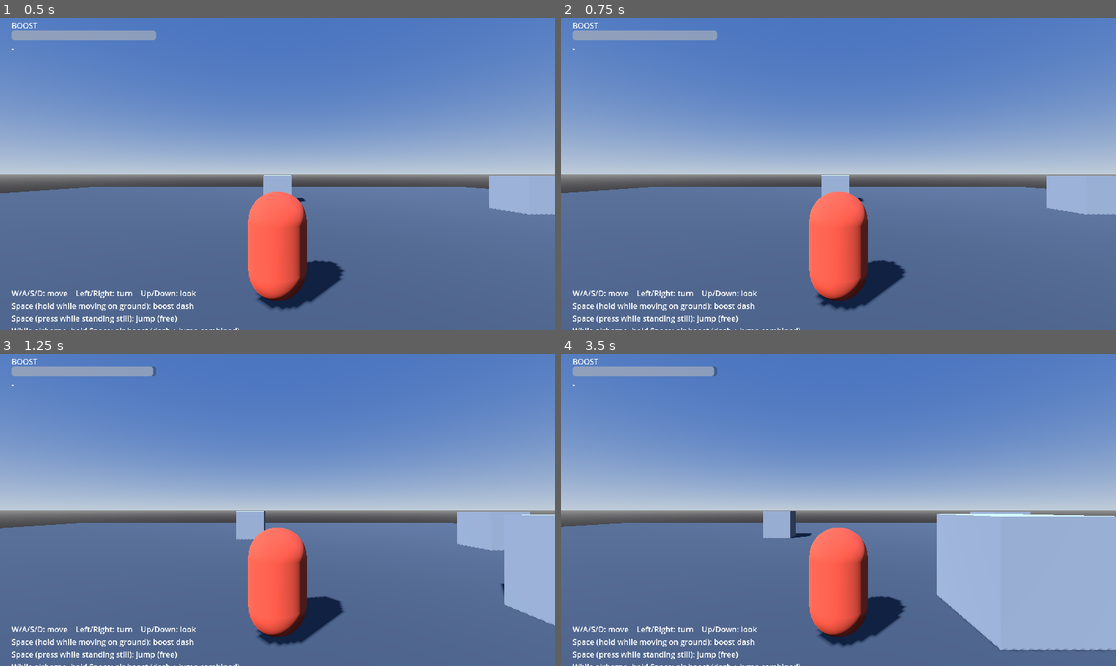
Above: before the commit, frames 1-4 (two rows, left to right).
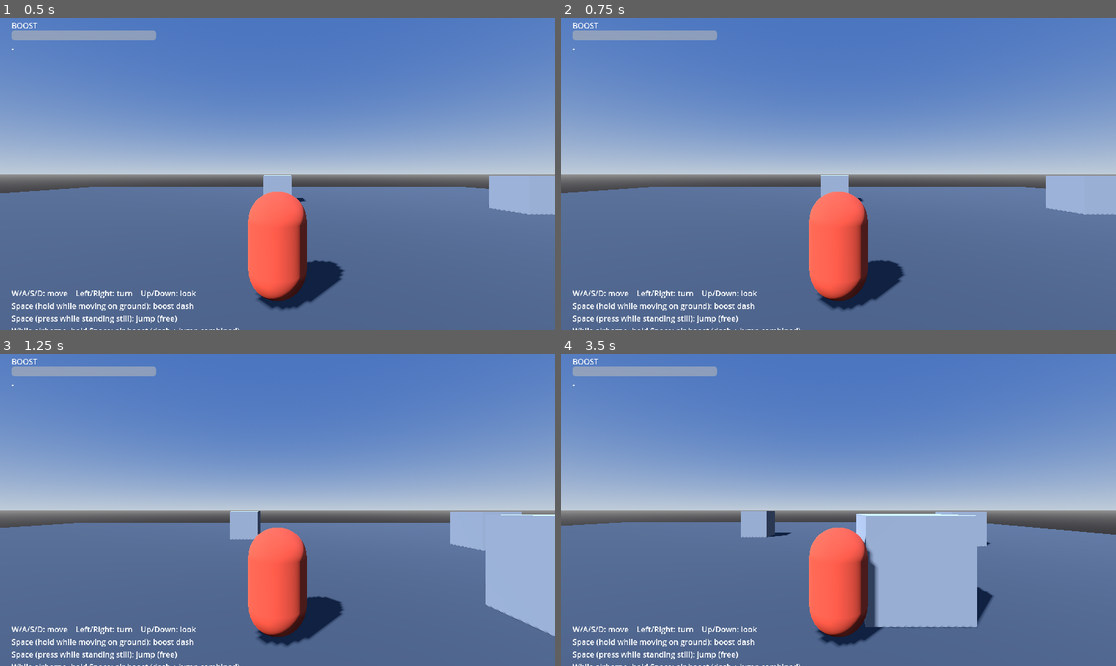
Above: after the commit, the same moments.

Repository: kozakoza1216/ac
Game: Godot game, scene res://scenes/Main.tscn
The game is run twice, just before and just after one commit, with the same random seed, the same clock (stepped at 60 frames per second) and the same inputs.
Inputs:
- Up to frame 1 (0.5 s): no input
- Up to frame 2 (0.75 s): tap Enter at 0.5 s; hold D from 0.53 s (still down)
- Up to frame 3 (1.25 s): keep holding D; tap Space at 0.77 s
- Up to frame 4 (3.5 s): release D at 1.28 s; hold S 1.28-2.03 s; tap Space at 1.52, 3.02 s; hold D 2.03-2.78 s; hold W from 2.78 s (still down)

Frame 1 is identical in both runs. In frame 2, 0.2% of the frame differs, in the area x 1-100%, y 50-94%; in frame 3, 1.4%; in frame 4, 17%, in the area x 0-100%, y 4-96%.

Commit message:
Raise walk speed and switch boost gauge to a supply/draw model
- Walk top speed 2.5 -> 4.0 (accel 10 -> 12 to match).
- Replace the drain-then-delayed-regen gauge mechanic with a generator
  model: a constant supply is always being added to the gauge, and
  boosters draw from it while active. Draw above supply nets the gauge
  down, draw at or below supply (including doing nothing) nets it back
  up immediately -- no more regen-delay timer.
- The one place that timer was reused (telling "just exited a boost
  dash, still coasting" apart from "ordinary walk stop") now uses its
  own dedicated flag instead.

Co-Authored-By: Claude Sonnet 5 <noreply@anthropic.com>
Claude-Session: https://claude.ai/code/session_01AUEeVjV1iAVicfMFpLPHpb

Diff:
--- a/scripts/player.gd
+++ b/scripts/player.gd
@@ -21,8 +21,8 @@
 
 const GRAVITY := 32.0
 
-const WALK_ACCEL := 10.0
-const WALK_MAX_SPEED := 2.5
+const WALK_ACCEL := 12.0
+const WALK_MAX_SPEED := 4.0
 const AIR_DAMPING := 1.5
 
 # Non-boosted air control (falling, or airborne with boost not held) is
@@ -41,10 +41,15 @@
 const AIR_BOOST_VERTICAL_MAX_SPEED := 16.0
 
 const BOOST_GAUGE_MAX := 100.0
-const BOOST_DASH_DRAIN := 28.0
-const AIR_BOOST_DRAIN := 36.0
-const BOOST_REGEN := 22.0
-const BOOST_REGEN_DELAY := 0.4
+
+# Generator model: the gauge is a buffer between a constant generator
+# supply and whatever the boosters are actively drawing. Supply is always
+# being added; when a booster's draw is higher than the supply, the gauge
+# nets down, and the moment draw drops (partially or to zero) it nets back
+# up again -- no separate "regen delay" state needed.
+const BOOST_SUPPLY := 24.0
+const BOOST_DASH_DRAIN := 52.0
+const AIR_BOOST_DRAIN := 60.0
 
 const REBOOST_WINDOW := 0.35
 
@@ -59,10 +64,14 @@
 
 var state: int = State.NORMAL
 var boost_gauge: float = BOOST_GAUGE_MAX
-var boost_regen_timer: float = 0.0
 
 var awaiting_reboost: bool = false
 var reboost_deadline: float = -1.0
+
+# True right after leaving a boost dash on the ground, while its leftover
+# momentum is still easing out; distinguishes that from an ordinary walk
+# stop (which halts instantly).
+var _coasting_from_dash: bool = false
 
 var cam_pitch: float = 0.0
 
@@ -112,9 +121,11 @@
 		if has_move_input and boost_held and boost_gauge > 0.0:
 			state = State.BOOST_DASH
 		else:
-			if state == State.BOOST_DASH and boost_just_released:
-				awaiting_reboost = true
-				reboost_deadline = _t + REBOOST_WINDOW
+			if state == State.BOOST_DASH:
+				if boost_just_released:
+					awaiting_reboost = true
+					reboost_deadline = _t + REBOOST_WINDOW
+				_coasting_from_dash = true
 			state = State.NORMAL
 	else:
 		if boost_held and boost_gauge > 0.0:
@@ -122,16 +133,21 @@
 		else:
 			state = State.NORMAL
 
+	var boost_draw := 0.0
+
 	match state:
 		State.NORMAL:
 			if was_on_floor:
 				if has_move_input:
 					h_velocity = h_velocity.move_toward(move_dir * WALK_MAX_SPEED, WALK_ACCEL * delta)
-				elif boost_regen_timer > 0.0:
+					_coasting_from_dash = false
+				elif _coasting_from_dash:
 					# Still bleeding off momentum from a boost dash that
 					# just ended on the ground -- an ordinary walking stop
 					# (below) is instant, but boost momentum eases out.
 					h_velocity = h_velocity.move_toward(Vector3.ZERO, BOOST_DAMPING_AFTER_RELEASE * delta)
+					if h_velocity.length() < 0.05:
+						_coasting_from_dash = false
 				else:
 					h_velocity = Vector3.ZERO
 			else:
@@ -142,8 +158,7 @@
 
 		State.BOOST_DASH:
 			h_velocity = h_velocity.move_toward(move_dir * BOOST_MAX_SPEED, BOOST_ACCEL * delta)
-			boost_gauge = maxf(0.0, boost_gauge - BOOST_DASH_DRAIN * delta)
-			boost_regen_timer = BOOST_REGEN_DELAY
+			boost_draw = BOOST_DASH_DRAIN
 
 		State.AIR_BOOST:
 			# Boost dash and boost jump combined: always thrust upward,
@@ -151,8 +166,12 @@
 			velocity.y = minf(velocity.y + AIR_BOOST_VERTICAL_ACCEL * delta, AIR_BOOST_VERTICAL_MAX_SPEED)
 			var h_target := move_dir * BOOST_MAX_SPEED if has_move_input else Vector3.ZERO
 			h_velocity = h_velocity.move_toward(h_target, BOOST_ACCEL * delta)
-			boost_gauge = maxf(0.0, boost_gauge - AIR_BOOST_DRAIN * delta)
-			boost_regen_timer = BOOST_REGEN_DELAY
+			boost_draw = AIR_BOOST_DRAIN
+
+	# Generator supply vs. booster draw, applied continuously regardless of
+	# state -- draw above supply nets the gauge down, draw below (or zero)
+	# nets it back up.
+	boost_gauge = clampf(boost_gauge + (BOOST_SUPPLY - boost_draw) * delta, 0.0, BOOST_GAUGE_MAX)
 
 	velocity.x = h_velocity.x
 	velocity.z = h_velocity.z
@@ -175,11 +194,6 @@
 		else:
 			velocity.x = 0.0
 			velocity.z = 0.0
-
-	if boost_regen_timer > 0.0:
-		boost_regen_timer = maxf(0.0, boost_regen_timer - delta)
-	elif state == State.NORMAL:
-		boost_gauge = minf(BOOST_GAUGE_MAX, boost_gauge + BOOST_REGEN * delta)
 
 	_boost_prev_held = boost_held
 	_update_hud()
Not shown, changed: README.md
